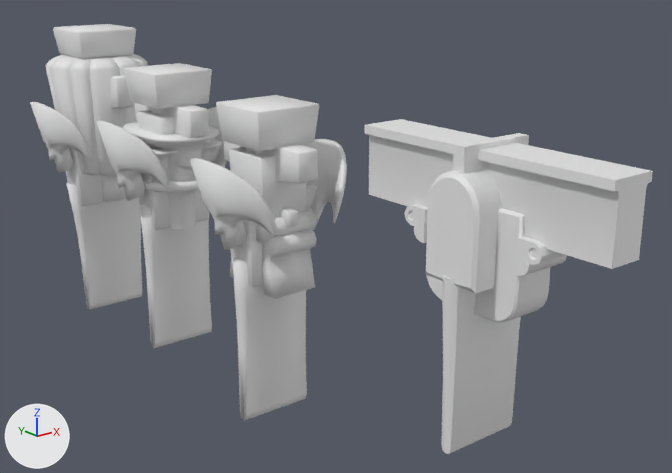
What one commit did to the FBX model ProjetFirstPerson/Assets/Art/3D/Fbx/Architecture/Clean/Export_Groupe_/Export_Groupe_03.fbx.
One viewpoint serves both versions: a 50 mm camera at (-8.66, -47.88, 9.25) aimed at (1.09, -35.69, 4.38). The lights are fixed; the arrows at lower left show +X, +Y and +Z. Where no turn or scale is listed for an object, it has been applied to the vertices.

Objects in the first picture: 'Top_L_01_low', 'Top_L_02_low', 'Top_L_03_low', 'Top_L_04_low'.
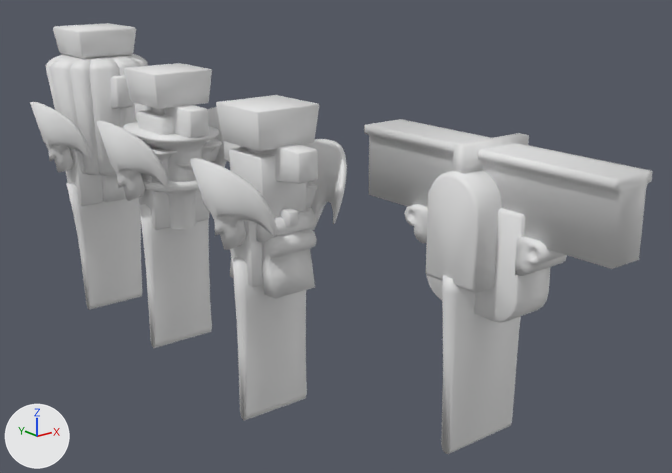
Where the change shows, as pixel boxes [x1, y1, x2, y2] in the pictures (672 x 473 px):
part 1 of me_cube_435, deleted
    before: [412, 204, 428, 243]

Diff of the bpy script that builds the scene:
```diff
--- a/ProjetFirstPerson/Assets/Art/3D/Fbx/Architecture/Clean/Export_Groupe_/Export_Groupe_03.fbx.py
+++ b/ProjetFirstPerson/Assets/Art/3D/Fbx/Architecture/Clean/Export_Groupe_/Export_Groupe_03.fbx.py
@@ me_cube_435 @@
 # used by ob_top_l_04_low; location = (0.43, -39.79, 5.55)
-me_cube_435.from_pydata(...)  # 436 vertices, 381 faces; spans x -0.78..0.78, y -2.15..2.15, z -3.11..1.28
+me_cube_435.from_pydata(...)  # 376 vertices, 351 faces; spans x -0.78..0.78, y -2.15..2.15, z -3.11..1.27
+# me_cube_435 part 1: 30 vertices removed from x -0.01..0.01, y 0.82..1.24, z -0.27..0.22
+# me_cube_435 part 2: the surface is now shaded smooth
 me_cube_435.materials.append(mat_material)
```
